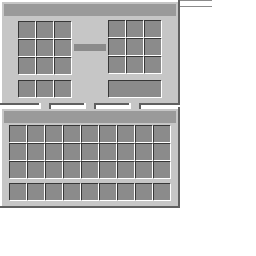
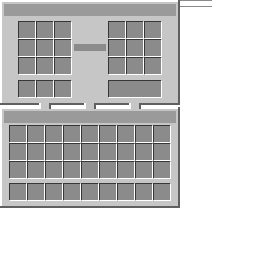
Before/after of a 256px x 256px layered artwork. What changed in the layer stack:
painted on "ProgressFG" over [108, 20, 162, 75]
painted on "ProgressBG" over [108, 20, 162, 75]
painted on "Output Slots" over [108, 20, 162, 75]
painted on "Energy Slot Merged" over [108, 20, 162, 75]
painted on "Copy of Title Background" over [108, 20, 162, 75]
painted on "Title Background" over [108, 56, 162, 75]
